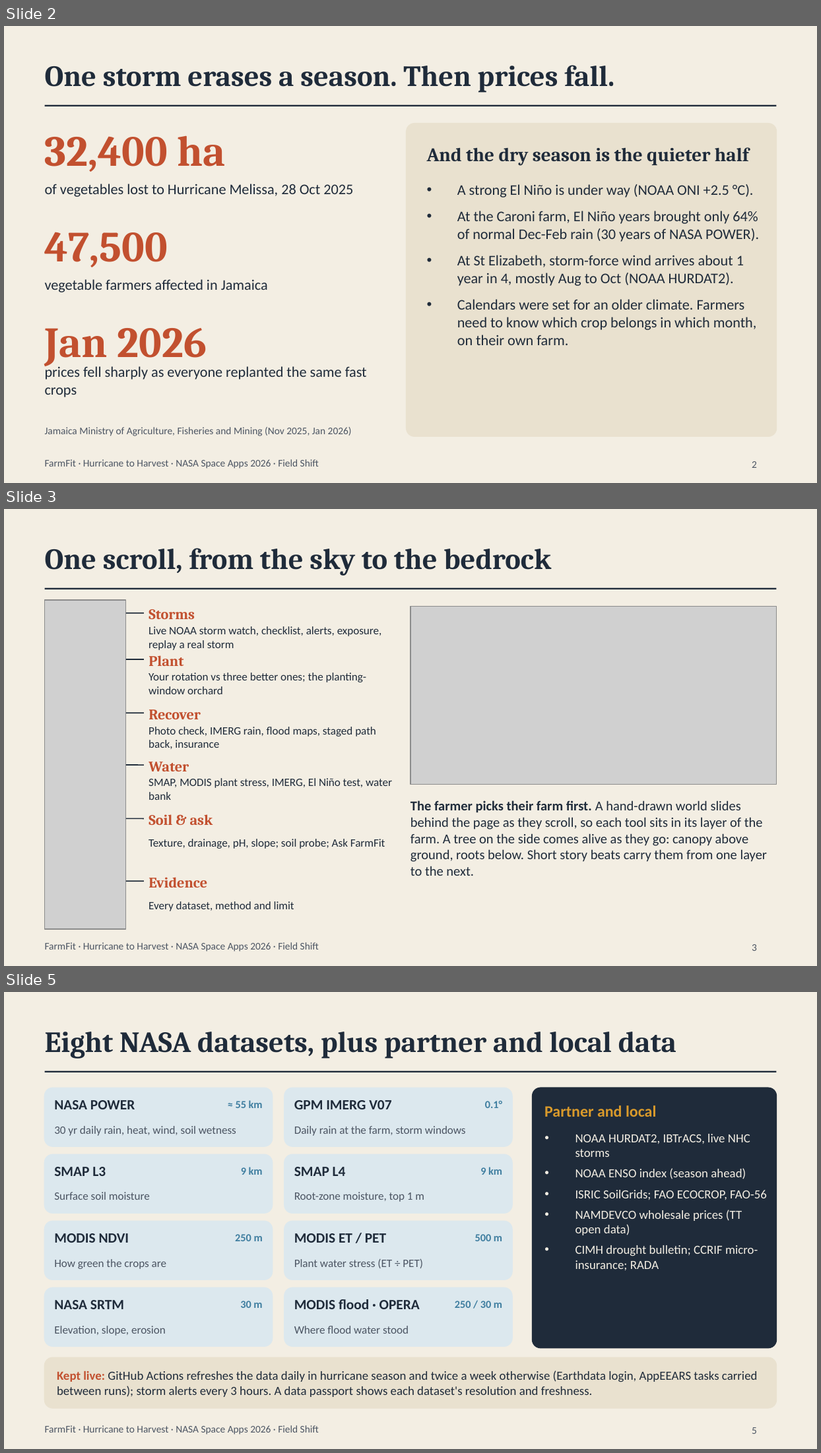
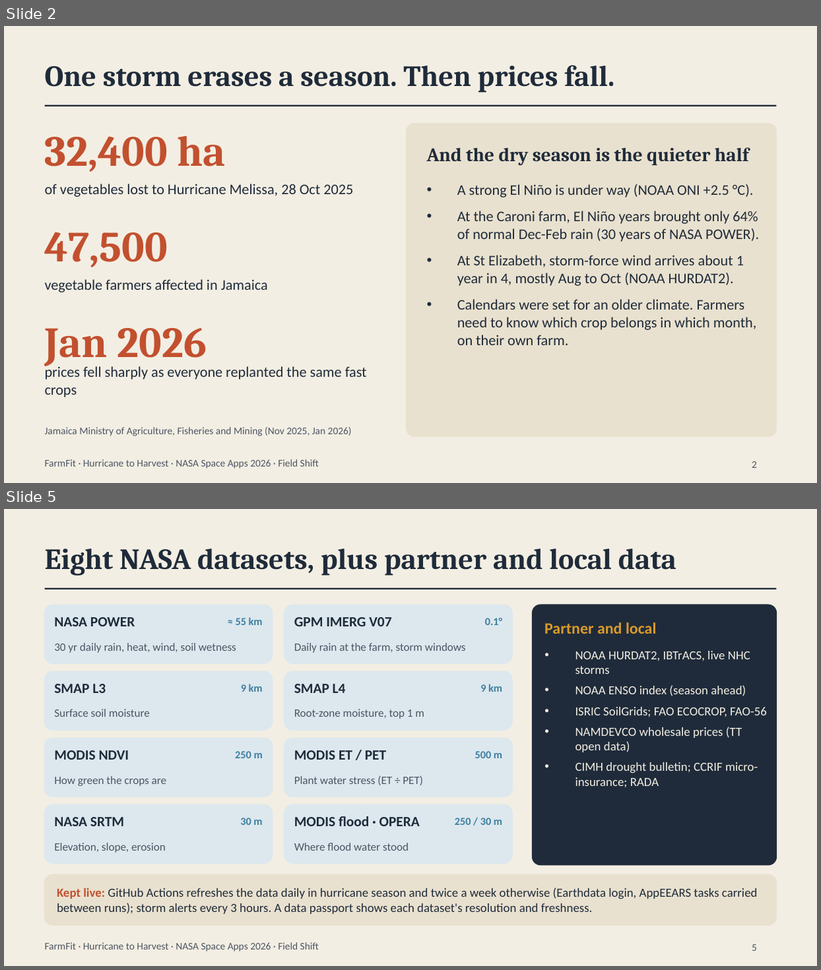
Before and after one commit to keydahknow/FarmFit, a slide deck: docs/FarmFit_Hurricane_to_Harvest.pptx. Shown one above the other, each under a label of ours: slides 2, 3 and 5 before the commit, slides 2 and 5 after it; the slides between them are not shown. The pictures are 821x1453 and 821x970 pixels, drawn with LibreOffice and Linux fonts; fonts in the diff are those of the drawing; grey boxes stand for pictures. Boxes give left, top, right and bottom in pixels: in the first picture for what was removed or moved away, otherwise in the second. Text is boxed around its words. In the diff, an @@ line names an element or a change of style, - is before the commit and + after.

```diff
--- a/docs/FarmFit_Hurricane_to_Harvest.pptx
+++ b/docs/FarmFit_Hurricane_to_Harvest.pptx
@@ slide 3 removed at bbox=[4, 509, 817, 966], background #F3EEE3; not listed: 2 template elements that a slide beside it also shows @@
@@ title removed at bbox=[45, 548, 551, 576] @@
-One scroll, from the sky to the bedrock
@@ picture removed at bbox=[45, 600, 126, 929] @@
@@ picture removed at bbox=[411, 607, 776, 785] @@
@@ line removed from (126, 613) to (144, 613) @@
@@ text removed at bbox=[149, 609, 195, 619] @@
-Storms
@@ text removed at bbox=[149, 626, 382, 650] @@
-Live NOAA storm watch, checklist, alerts, exposure, replay a real storm
@@ line removed from (126, 659) to (144, 659) @@
@@ text removed at bbox=[149, 656, 184, 666] @@
-Plant
@@ text removed at bbox=[149, 673, 367, 694] @@
-Your rotation vs three better ones; the planting-window orchard
@@ line removed from (126, 713) to (144, 713) @@
@@ text removed at bbox=[149, 710, 201, 720] @@
-Recover
@@ text removed at bbox=[149, 727, 376, 749] @@
-Photo check, IMERG rain, flood maps, staged path back, insurance
@@ line removed from (126, 765) to (144, 765) @@
@@ text removed at bbox=[149, 762, 189, 772] @@
-Water
@@ text removed at bbox=[149, 778, 392, 800] @@
-SMAP, MODIS plant stress, IMERG, El Niño test, water bank
@@ text removed at bbox=[411, 801, 768, 876] @@
-The farmer picks their farm first. A hand-drawn world slides behind the page as they scroll, so each tool sits in its layer of the farm. A tree on the side comes alive as they go: canopy above ground, roots below. Short story beats carry them from one layer to the next.
@@ line removed from (126, 819) to (144, 819) @@
@@ text removed at bbox=[149, 815, 213, 825] @@
-Soil & ask
@@ text removed at bbox=[149, 839, 385, 849] @@
-Texture, drainage, pH, slope; soil probe; Ask FarmFit
@@ line removed from (126, 881) to (144, 881) @@
@@ text removed at bbox=[149, 877, 207, 888] @@
-Evidence
@@ text removed at bbox=[149, 902, 294, 912] @@
-Every dataset, method and limit
@@ page number removed at bbox=[752, 945, 757, 951] @@
-3
```
Also in this commit, not shown: 2 slides changed, 2 slides added, 1 other slide removed, 7 other files.
